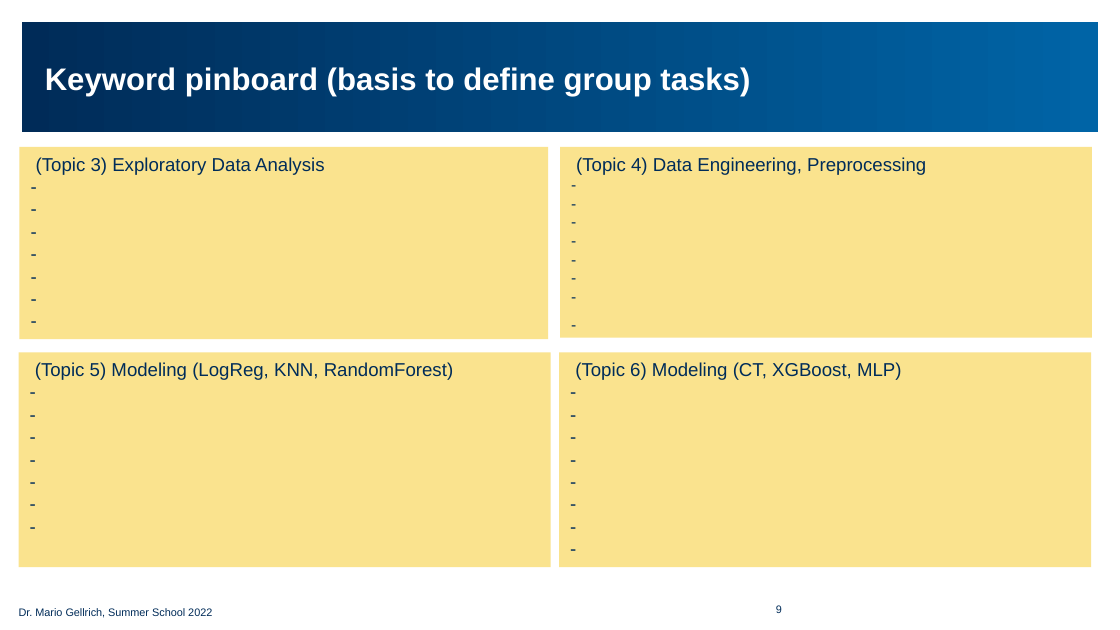
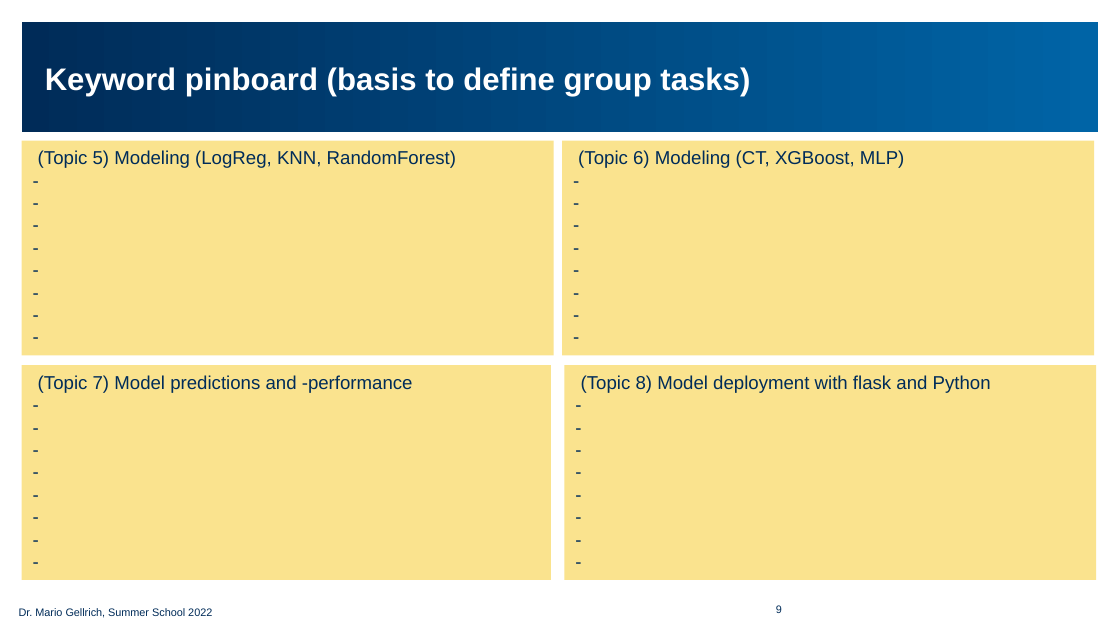
Before and after one commit to simschwab/summer_school_FS2022, a slide deck: slide 9 of Credit_Risk_Modeling/Slides_Credit_Risk_Modeling_Workshop_EN.pptx. Drawn at 1120x630 pixels with LibreOffice and Linux fonts; fonts in the diff are those of the drawing; background and template pictures are left out. Boxes give left, top, right and bottom in pixels: in the first picture for what was removed or moved away, otherwise in the second. Text is boxed around its words. In the diff, an @@ line names an element or a change of style, - is before the commit and + after.

```diff
--- a/Credit_Risk_Modeling/Slides_Credit_Risk_Modeling_Workshop_EN.pptx
+++ b/Credit_Risk_Modeling/Slides_Credit_Risk_Modeling_Workshop_EN.pptx
@@ rectangle removed at (x1=19, y1=147, x2=548, y2=339) @@
-(Topic 3) Exploratory Data Analysis
--
--
--
--
--
--
--
@@ text in rectangle at (x1=21, y1=141, x2=553, y2=356): paragraph added @@
+-
@@ rectangle "(Topic 5) Modeling (LogReg, KNN, ..." moved from (x1=19, y1=353, x2=551, y2=568) to (x1=21, y1=141, x2=553, y2=356) @@
@@ rectangle removed at (x1=560, y1=147, x2=1092, y2=337) @@
-(Topic 4) Data Engineering, Preprocessing
--
--
--
--
--
--
--
--
@@ rectangle "(Topic 6) Modeling (CT, XGBoost, ..." moved from (x1=559, y1=353, x2=1091, y2=568) to (x1=562, y1=141, x2=1094, y2=356) @@
@@ rectangle added at (x1=21, y1=365, x2=551, y2=580), fill #FAE38E, 12 pt, text #002C59 @@
+(Topic 7) Model predictions and -performance
+-
+-
+-
+-
+-
+-
+-
+-
@@ rectangle added at (x1=564, y1=365, x2=1096, y2=580), fill #FAE38E, 12 pt, text #002C59 @@
+(Topic 8) Model deployment with flask and Python
+-
+-
+-
+-
+-
+-
+-
+-
```
Also in this commit, not shown: 9 other slides changed, 1 slide removed, 1 other file.
